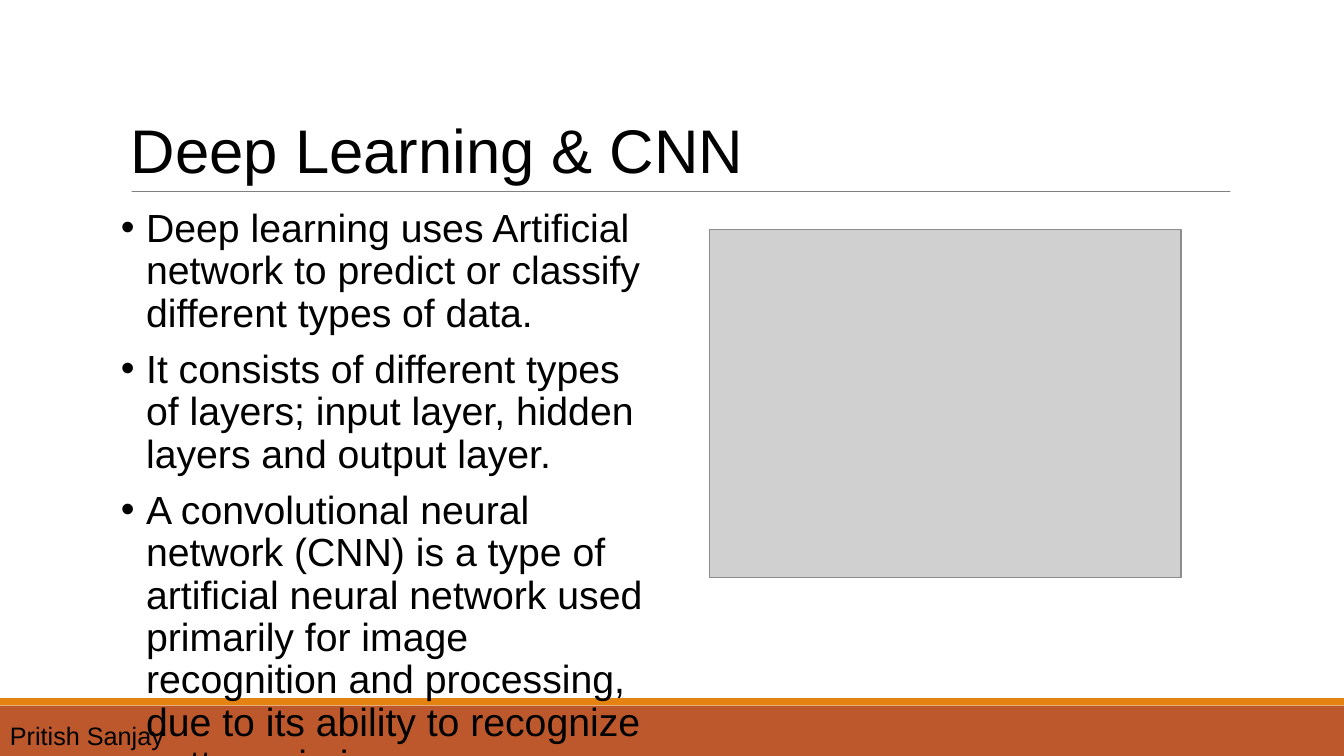
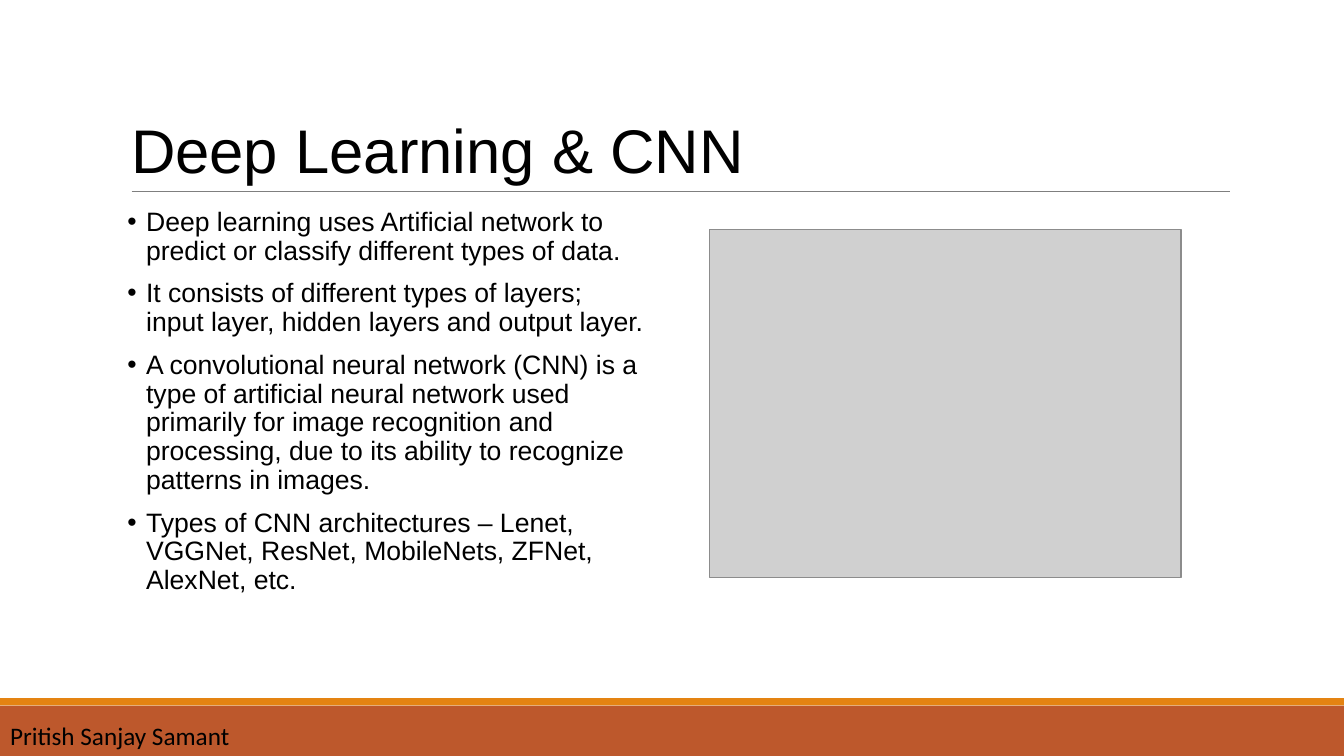
Before and after one commit to yoonsukwkd96/Autonomous_Systems_B_Lab_Group_A, a slide deck: slide 10 of final_presentation_groupA.pptx (slide 11 before the commit). Drawn at 1344x756 pixels with LibreOffice and Linux fonts; fonts in the diff are those of the drawing; grey boxes stand for pictures. Boxes give left, top, right and bottom in pixels: in the first picture for what was removed or moved away, otherwise in the second. Text is boxed around its words. In the diff, an @@ line names an element or a change of style, - is before the commit and + after.

```diff
--- a/final_presentation_groupA.pptx
+++ b/final_presentation_groupA.pptx
@@ text "Deep learning uses Artificial network ..." at <box>146,211,643,593</box>: size 28 to 19 pt; indent changed; less space between paragraphs @@
@@ text "Pritish Sanjay Samant" at <box>10,727,229,750</box>: font Arial to Calibri @@
```
Also in this commit, not shown: 12 other slides changed, 7 slides added, 11 slides removed, 2 other files.
